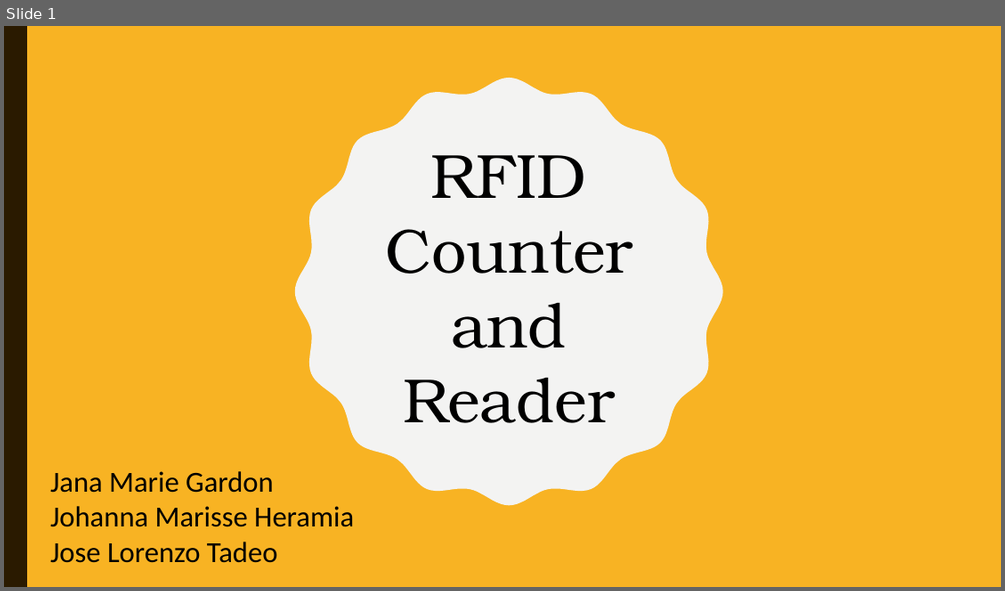
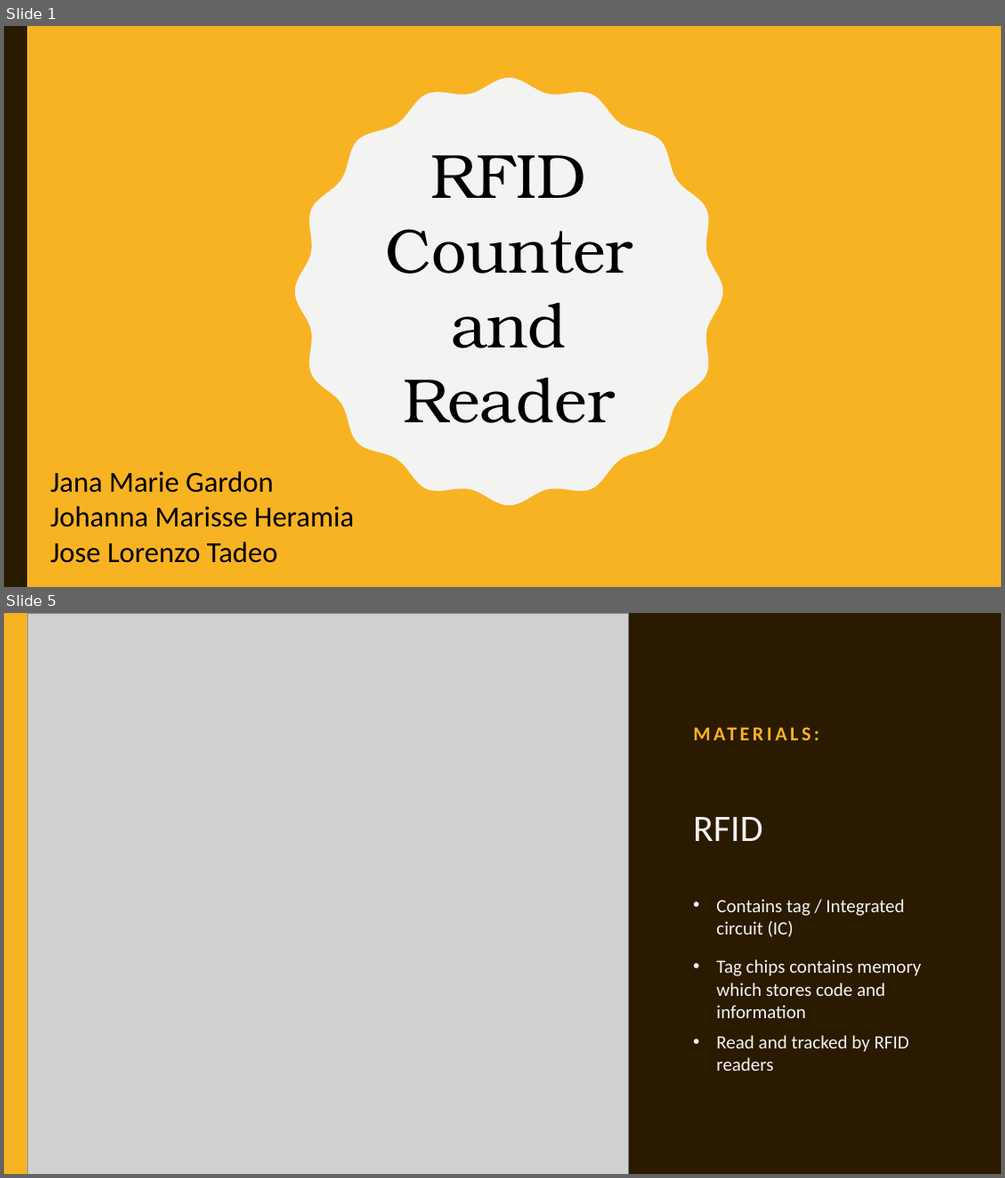
Before and after one commit to jgtadeo/PEMBEDS, a slide deck: Presentation.pptx. Shown one above the other, each under a label of ours: slide 1 before the commit, slides 1 and 5 after it; the slides between them are not shown. The pictures are 1005x591 and 1005x1178 pixels, drawn with LibreOffice and Linux fonts; fonts in the diff are those of the drawing; grey boxes stand for pictures. Boxes give left, top, right and bottom in pixels: in the first picture for what was removed or moved away, otherwise in the second. Text is boxed around its words. In the diff, an @@ line names an element or a change of style, - is before the commit and + after.

```diff
--- a/Presentation.pptx
+++ b/Presentation.pptx
@@ slide 5 added at (4,613,1001,1174), background #F3F3F2 @@
@@ rectangle added at (4,613,27,1174), fill #F8B323 @@
@@ picture added at (27,613,629,1174) @@
@@ freeform shape added at (608,613,1001,1174), fill #2A1A00 @@
@@ title added at (686,650,938,748), 19 pt, text #F8B323, bold @@
+MATERIALS:
@@ text added at (693,817,762,841), 36 pt, text #F3F3F2 @@
+RFID
@@ text added at (716,899,904,937), 18 pt, text #F3F3F2 @@
+• Contains tag / Integrated circuit (IC)
@@ text added at (716,959,921,1018), 18 pt, text #F3F3F2 @@
+• Tag chips contains memory which stores code and information
@@ text added at (716,1035,909,1070), 18 pt, text #F3F3F2 @@
+• Read and tracked by RFID readers
```
Also in this commit, not shown: 1 slide changed, 11 other slides added, 1 slide removed.
